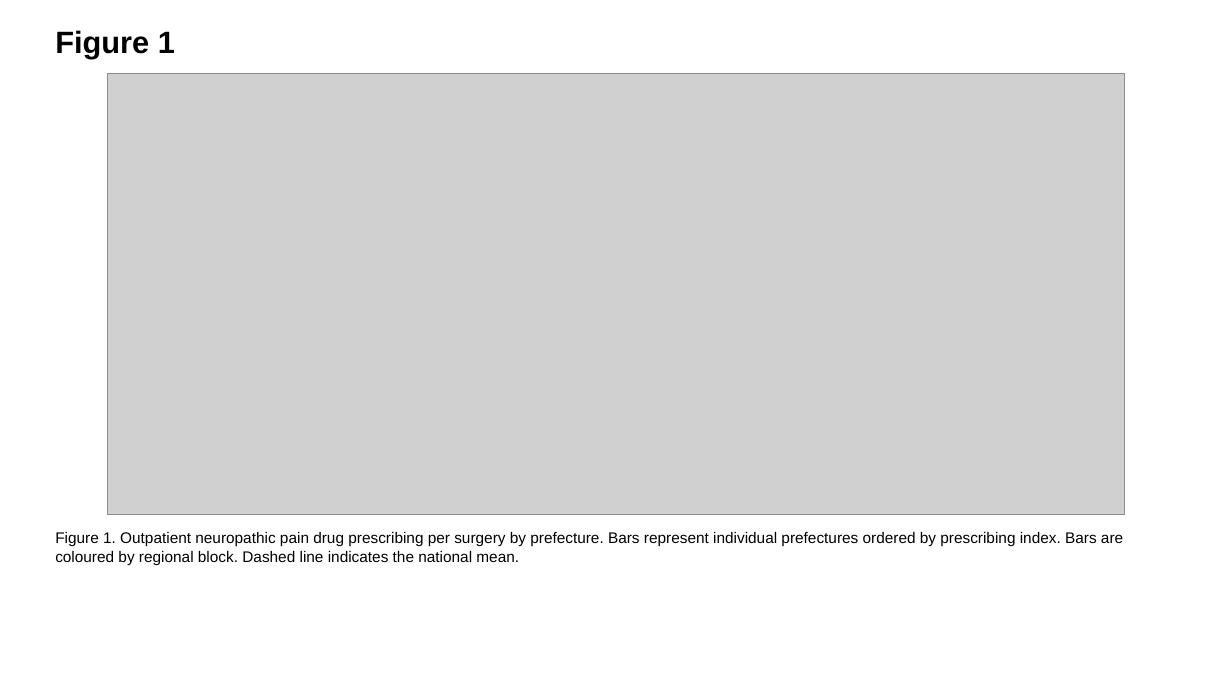
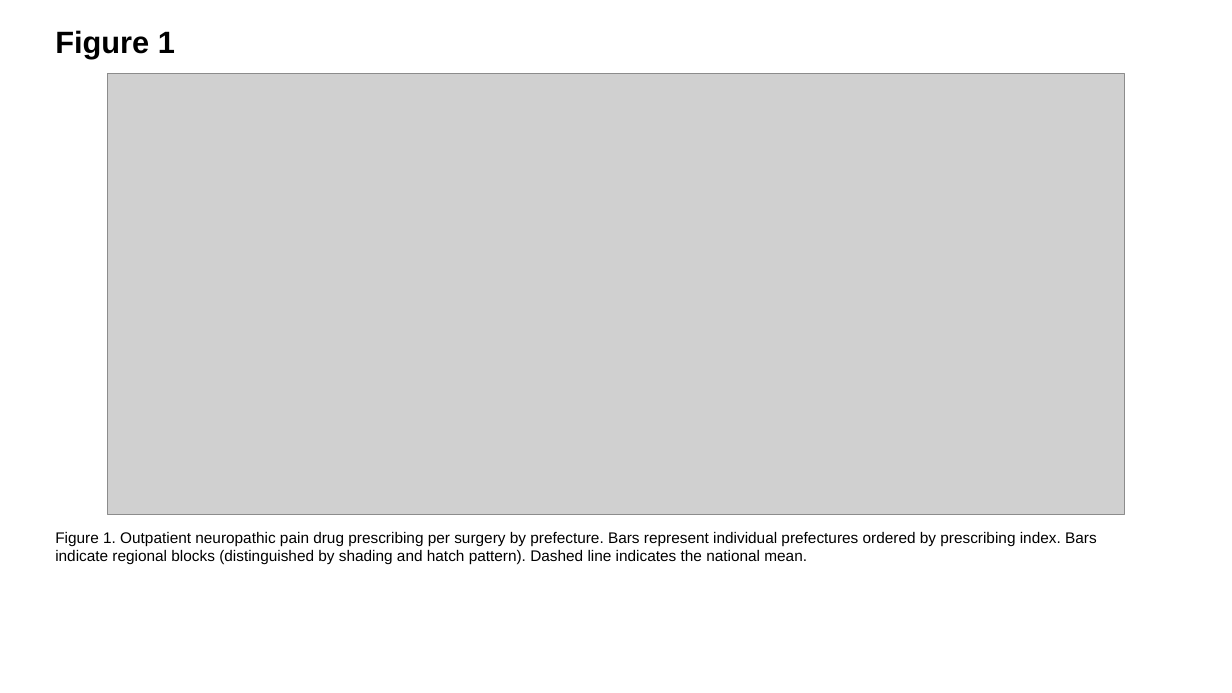
Before and after one commit to bougtoir/medical-accident-its-analysis, a slide deck: slide 1 of ndb-pain-regional-variation-japan/output/je/JE_figures_EN.pptx. Drawn at 1232x693 pixels with LibreOffice and Linux fonts; fonts in the diff are those of the drawing; grey boxes stand for pictures. Boxes give left, top, right and bottom in pixels: in the first picture for what was removed or moved away, otherwise in the second. Text is boxed around its words. In the diff, an @@ line names an element or a change of style, - is before the commit and + after.

```diff
--- a/ndb-pain-regional-variation-japan/output/je/JE_figures_EN.pptx
+++ b/ndb-pain-regional-variation-japan/output/je/JE_figures_EN.pptx
@@ text at (55, 532, 1097, 565): text changed @@
-Figure 1. Outpatient neuropathic pain drug prescribing per surgery by prefecture. Bars represent individual prefectures ordered by prescribing index. Bars are coloured by regional block. Dashed line indicates the national mean.
+Figure 1. Outpatient neuropathic pain drug prescribing per surgery by prefecture. Bars represent individual prefectures ordered by prescribing index. Bars indicate regional blocks (distinguished by shading and hatch pattern). Dashed line indicates the national mean.
```
Also in this commit, not shown: 3 other slides changed, 22 other files.
